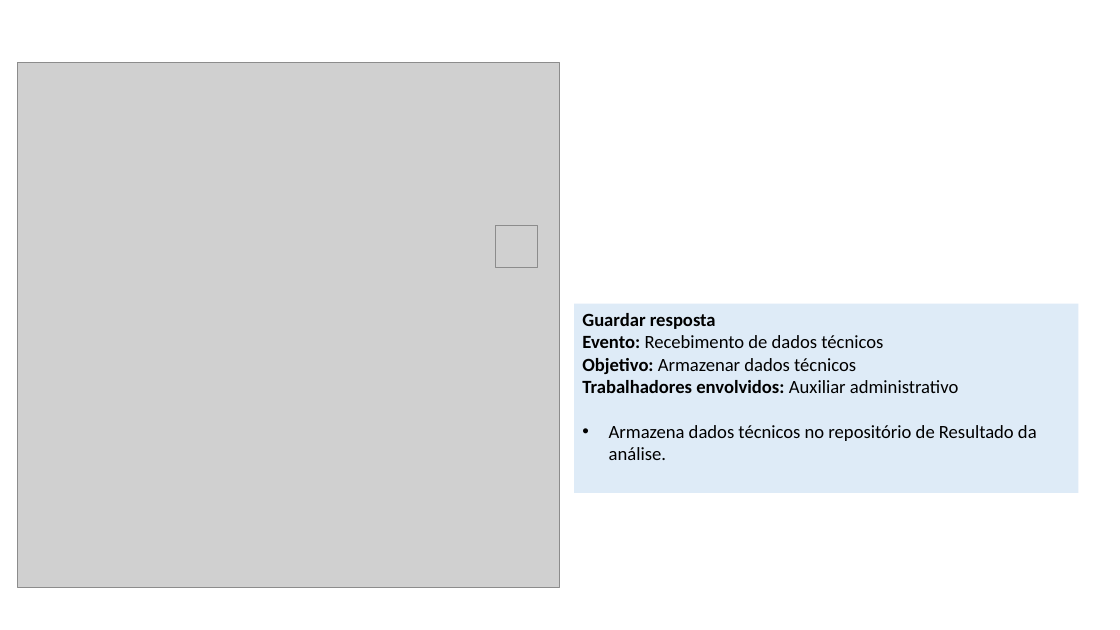
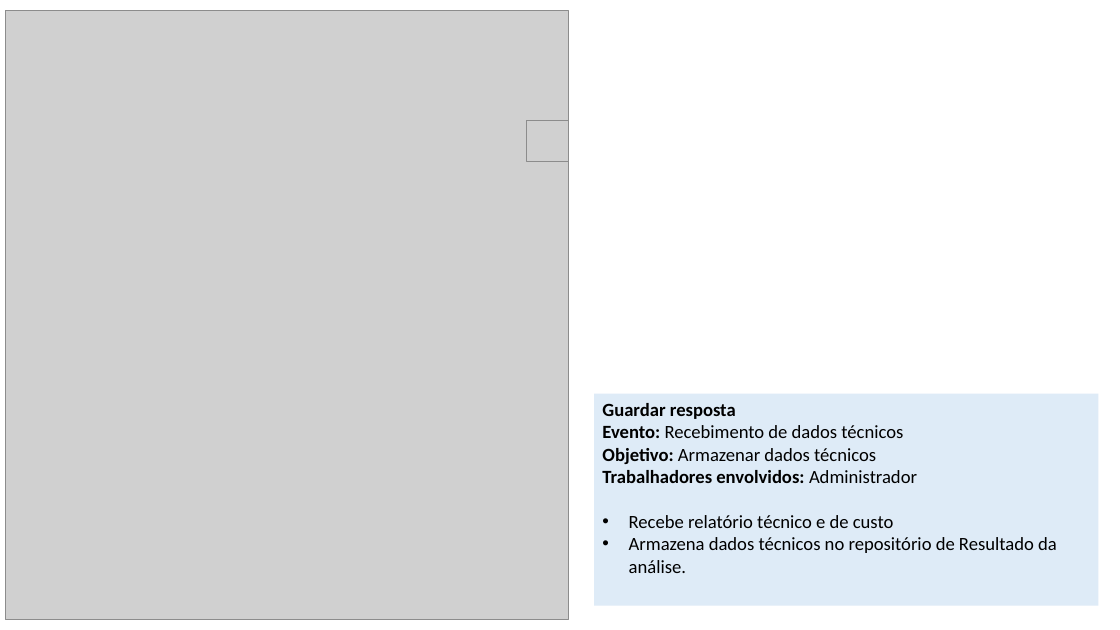
Before and after one commit to somosafsociety/Eng-Soft-EC2A, a slide deck: slide 4 of 18. Descrição dos Processos de Negócio.pptx. Drawn at 1120x630 pixels with LibreOffice and Linux fonts; fonts in the diff are those of the drawing; grey boxes stand for pictures. Boxes give left, top, right and bottom in pixels: in the first picture for what was removed or moved away, otherwise in the second. Text is boxed around its words. In the diff, an @@ line names an element or a change of style, - is before the commit and + after.

```diff
--- a/18. Descrição dos Processos de Negócio.pptx
+++ b/18. Descrição dos Processos de Negócio.pptx
@@ picture: place and size @@
-picture at <box>18,63,560,587</box>
+picture at <box>5,10,568,619</box>
@@ picture: place and size @@
-picture at <box>496,226,538,268</box>
+picture at <box>526,120,568,162</box>
@@ rectangle "Guardar resposta": place and size @@
-rectangle "Guardar resposta" at <box>575,303,1079,493</box>
+rectangle "Guardar resposta" at <box>594,394,1098,606</box>
@@ text in rectangle at <box>602,470,917,528</box>: text changed; bold off @@
-Trabalhadores envolvidos: Auxiliar administrativo
+Trabalhadores envolvidos: Administrador
+• Recebe relatório técnico e de custo
```
Also in this commit, not shown: 32 other slides changed, 6 other files.
